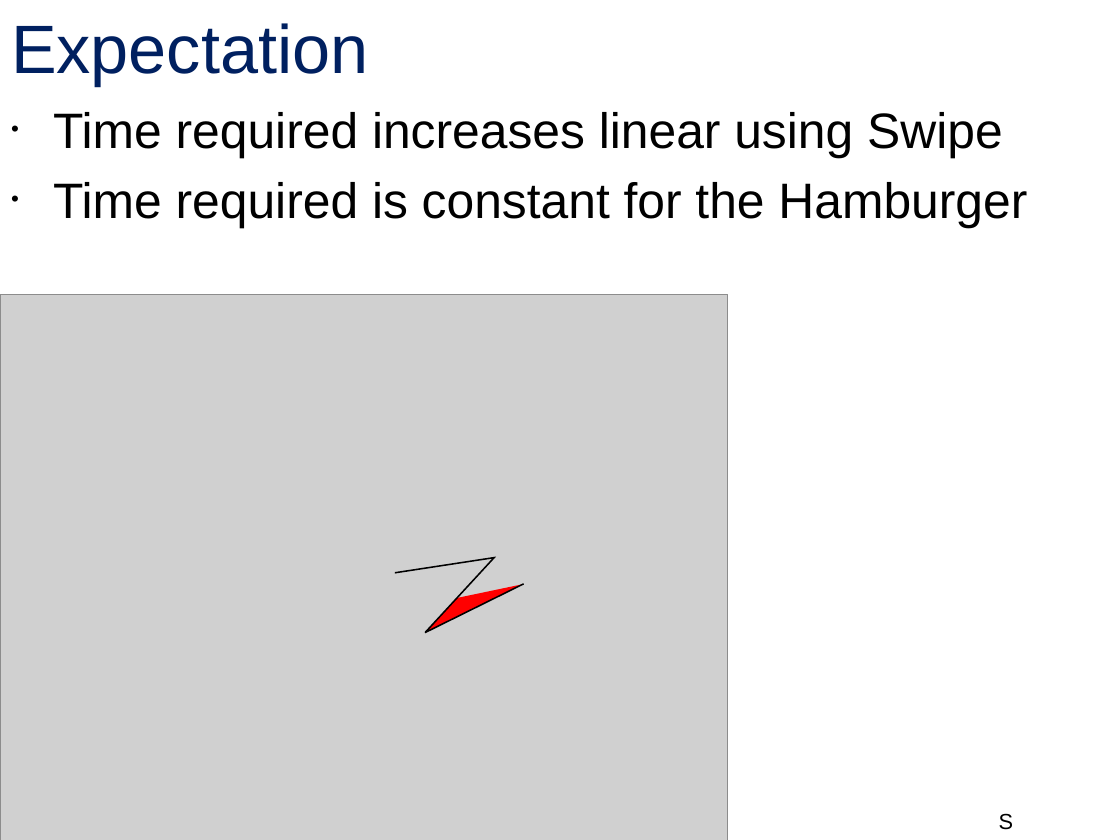
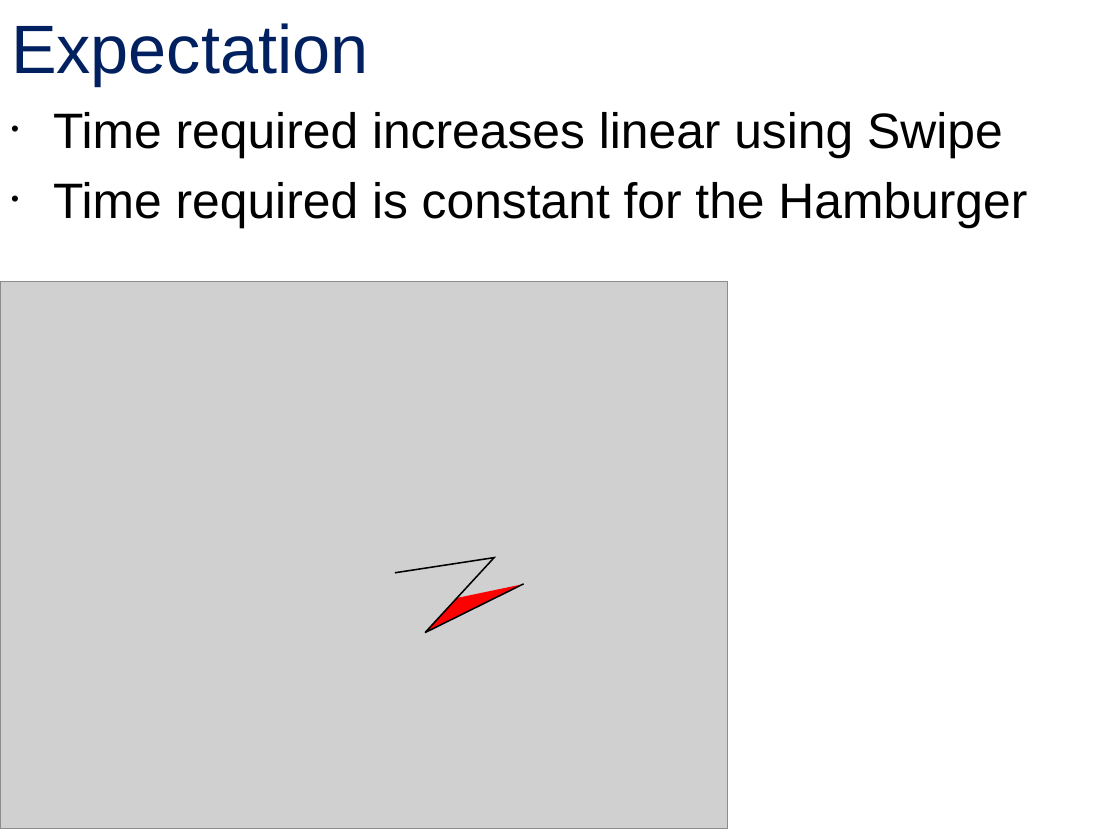
Before and after one commit to blub123muh/hci, a slide deck: slide 4 of presentation/presentation.odp (slide 3 before the commit). Drawn at 1120x840 pixels with LibreOffice and Linux fonts; fonts in the diff are those of the drawing; grey boxes stand for pictures; background and template pictures are left out. Boxes give left, top, right and bottom in pixels: in the first picture for what was removed or moved away, otherwise in the second. Text is boxed around its words. In the diff, an @@ line names an element or a change of style, - is before the commit and + after.

```diff
--- a/presentation/presentation.odp
+++ b/presentation/presentation.odp
@@ text "Time required increases linear using ..." at (53, 112, 1027, 228): highlight #FFFFFF to none @@
@@ picture: place and size @@
-picture at (0, 295, 728, 840)
+picture at (0, 281, 728, 829)
@@ page number removed at (999, 803, 999, 840) @@
-Slide 3
```
Also in this commit, not shown: 2 other slides changed, 3 slides added.
